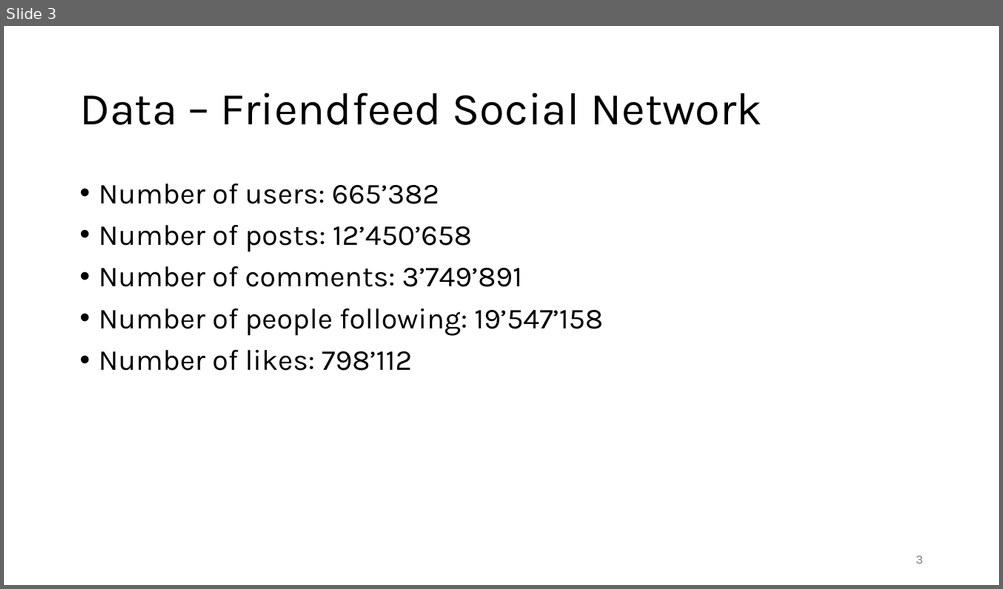
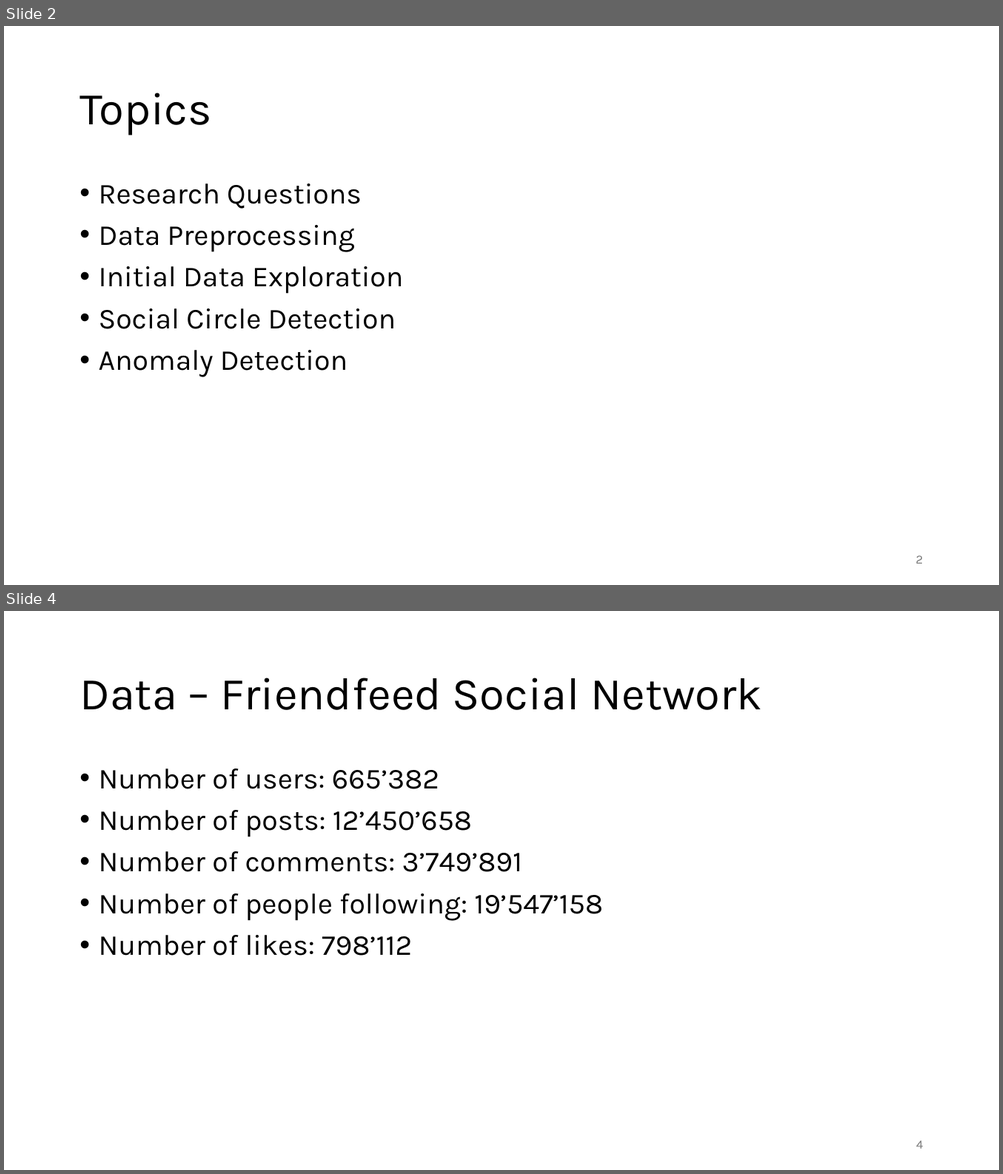
Before and after one commit to jonas-blum/data-mining-1, a slide deck: project/project-presentation-group51.pptx. Shown one above the other, each under a label of ours: slide 3 before the commit, slides 2 and 4 after it; the slides between them are not shown. The pictures are 1003x589 and 1003x1174 pixels, drawn with LibreOffice and Linux fonts; fonts in the diff are those of the drawing. Boxes give left, top, right and bottom in pixels: in the first picture for what was removed or moved away, otherwise in the second. Text is boxed around its words. In the diff, an @@ line names an element or a change of style, - is before the commit and + after.

```diff
--- a/project/project-presentation-group51.pptx
+++ b/project/project-presentation-group51.pptx
@@ slide 2 added at (x1=4, y1=26, x2=999, y2=585), background #FFFFFF @@
@@ title added at (x1=79, y1=93, x2=211, y2=136), 44 pt, text #000000 @@
+Topics
@@ text added at (x1=99, y1=184, x2=403, y2=378), 28 pt, text #000000 @@
+• Research Questions
+• Data Preprocessing
+• Initial Data Exploration
+• Social Circle Detection
+• Anomaly Detection
@@ page number added at (x1=916, y1=556, x2=923, y2=564), 12 pt, text #797979 @@
+2
@@ what was slide 3 is now slide 4 @@
@@ page number at (x1=916, y1=1141, x2=922, y2=1149): text changed @@
-3
+4
```
Also in this commit, not shown: 3 slides changed, 3 other slides added.
